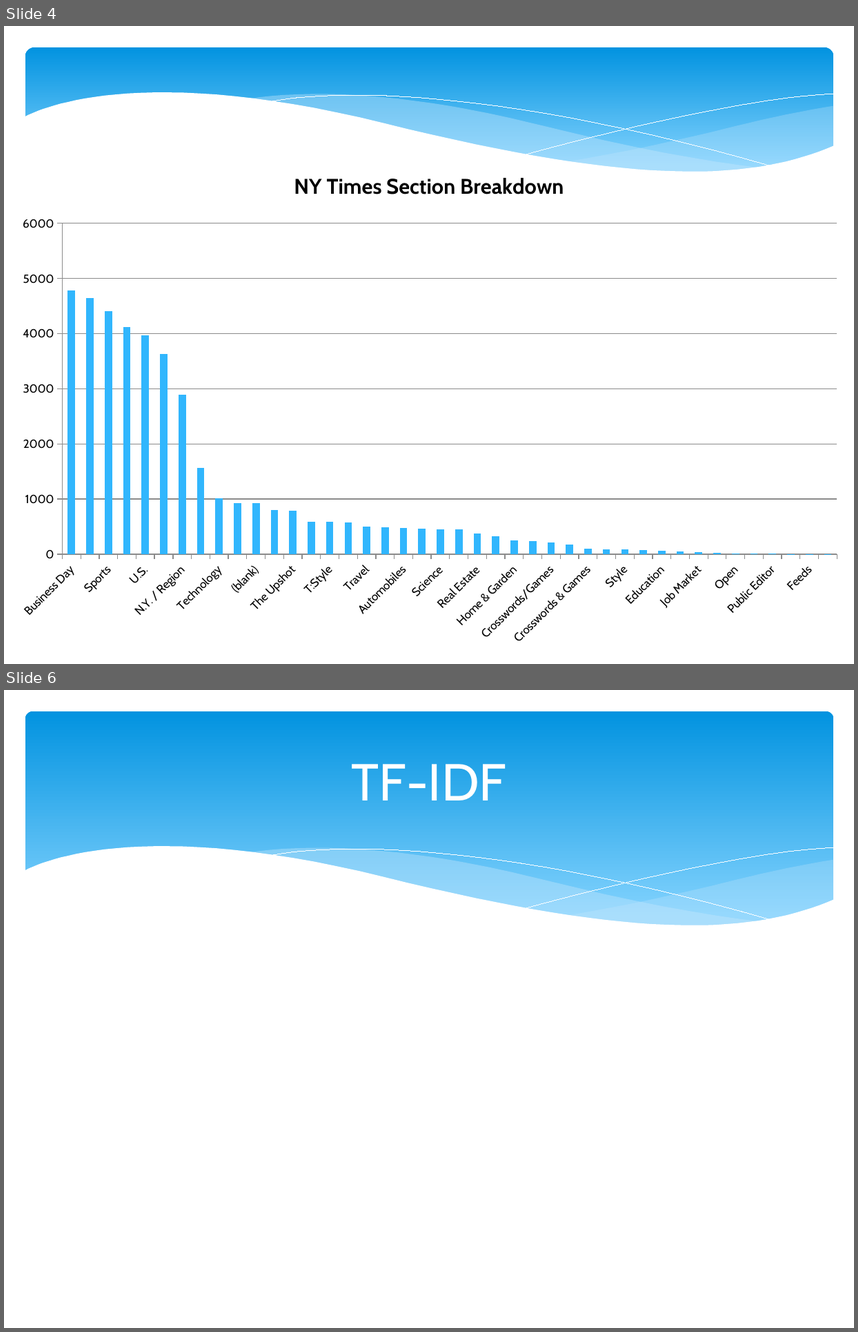
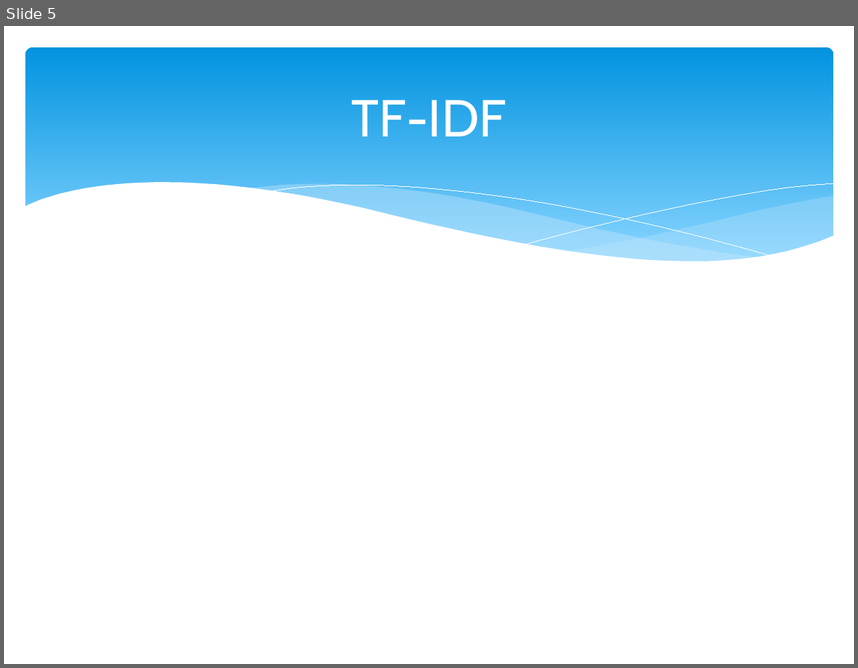
Before and after one commit to Mletter1/Challenge1, a slide deck: Presentation.pptx. Shown one above the other, each under a label of ours: slides 4 and 6 before the commit, slide 5 after it; the slides between them are not shown. The pictures are 858x1332 and 858x668 pixels, drawn with LibreOffice and Linux fonts; fonts in the diff are those of the drawing. Boxes give left, top, right and bottom in pixels: in the first picture for what was removed or moved away, otherwise in the second. Text is boxed around its words. In the diff, an @@ line names an element or a change of style, - is before the commit and + after.

```diff
--- a/Presentation.pptx
+++ b/Presentation.pptx
@@ slide 4 removed at (4,26,854,664), background #FFFFFF @@
@@ rounded rectangle removed at (25,47,833,180) @@
@@ group removed at (23,92,835,216): 5 freeform shapes @@
@@ column chart removed at (4,153,854,654) @@
-title "NY Times Section Breakdown"
-categories: Business Day, World, Sports, Opinion, U.S., Arts, N.Y. / Region, Fashion & Style, Technology, Movies, (blank), Books, The Upshot, Health, T:Style, Multimedia/Photos, Travel, Magazine, Automobiles, Theater, Science, Dining & Wine, Real Estate, Corrections, Home & Garden, Multimedia, Crosswords/Games, Your Money, Crosswords & Games, Great Homes & Destinations, Style, T Magazine, Education, Sunday Review, Job Market, Great Homes and Destinations, Open, Blogs, Public Editor, Obituaries, Feeds, Afternoon Update
-Series 1: 4800, 4600, 4400, 4100, 4000, 3600, 2900, 1600, 1000, 900, 900, 800, 800, 600, 600, 600, 500, 500, 500, 500, 500, 400, 400, 300, 200, 200, 200, 200, 100, 100, 100, 100, 100, 0, 0, 0, 0, 0, 0, 0, 0, 0
@@ what was slide 6 is now slide 5 @@
```
Also in this commit, not shown: 4 slides changed, 1 slide added, 1 other slide removed, 1 other file.
